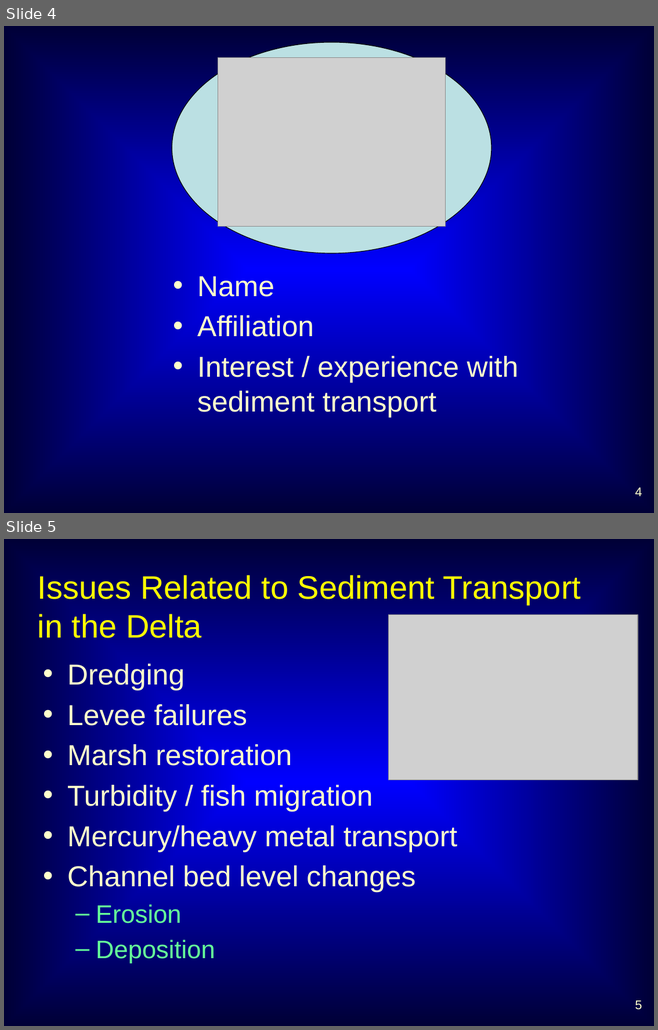
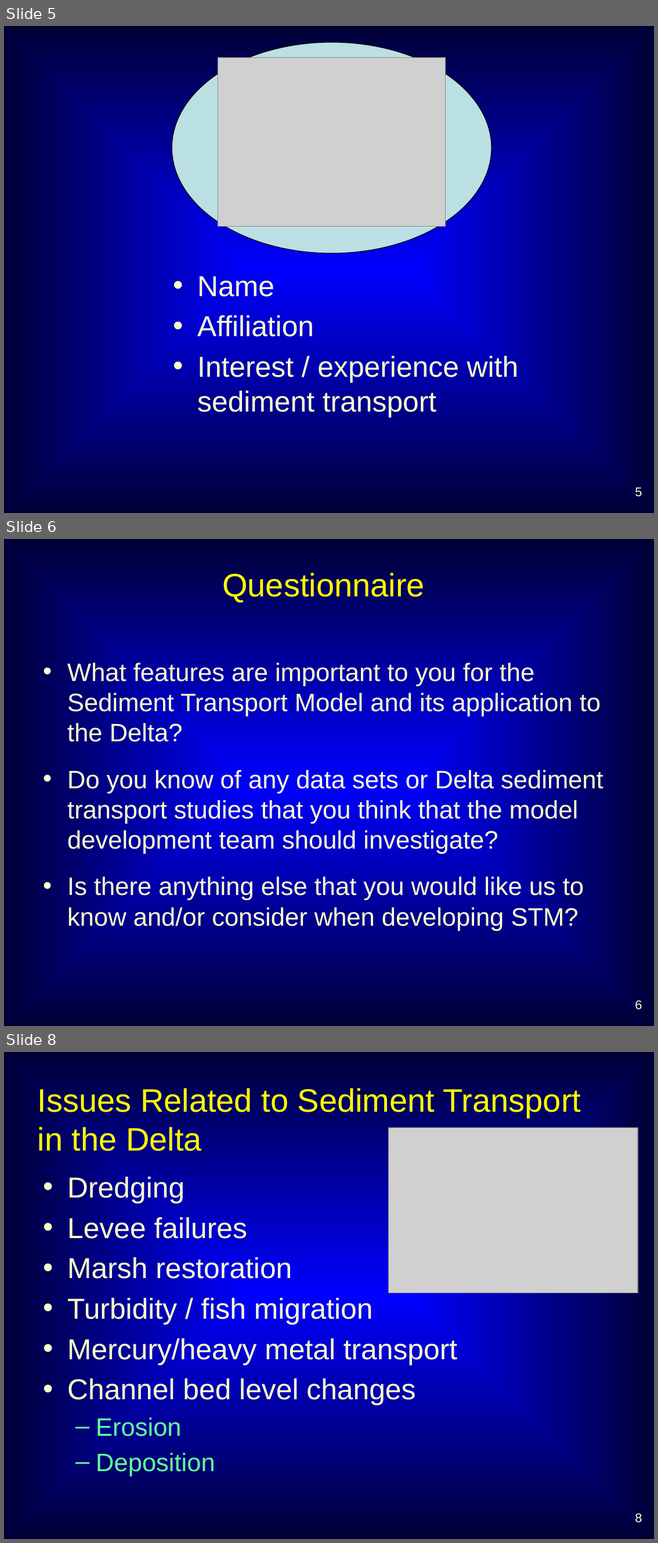
Before and after one commit to dwr-psandhu/dsm2-stm, a slide deck: stm/documents/TAC/Jan10/STM_TAC_Jan10_jamiea.pptx. Shown one above the other, each under a label of ours: slides 4 and 5 before the commit, slides 5, 6 and 8 after it; the slides between them are not shown. The pictures are 658x1030 and 658x1543 pixels, drawn with LibreOffice and Linux fonts; fonts in the diff are those of the drawing; grey boxes stand for pictures. Boxes give left, top, right and bottom in pixels: in the first picture for what was removed or moved away, otherwise in the second. Text is boxed around its words. In the diff, an @@ line names an element or a change of style, - is before the commit and + after.

```diff
--- a/stm/documents/TAC/Jan10/STM_TAC_Jan10_jamiea.pptx
+++ b/stm/documents/TAC/Jan10/STM_TAC_Jan10_jamiea.pptx
@@ slide 6 added at <box>4,539,654,1026</box>, background gradient #0000FF to #000036 @@
@@ title added at <box>222,573,424,602</box>, 36 pt, text #FFFF00 @@
+Questionnaire
@@ text added at <box>67,663,603,931</box>, 28 pt, text #FFFFCC @@
+• What features are important to you for the Sediment Transport Model and its application to the Delta?
+• Do you know of any data sets or Delta sediment transport studies that you think that the model development team should investigate?
+• Is there anything else that you would like us to know and/or consider when developing STM?
@@ page number added at <box>634,1000,641,1010</box>, 14 pt, text #FFFFCC @@
+6
@@ what was slide 4 is now slide 5 @@
@@ page number at <box>634,488,641,497</box>: text changed @@
-4
+5
@@ what was slide 5 is now slide 8 @@
@@ page number at <box>634,1513,641,1523</box>: text changed @@
-5
+8
```
Also in this commit, not shown: 9 slides changed, 2 other slides added, 1 slide removed.
